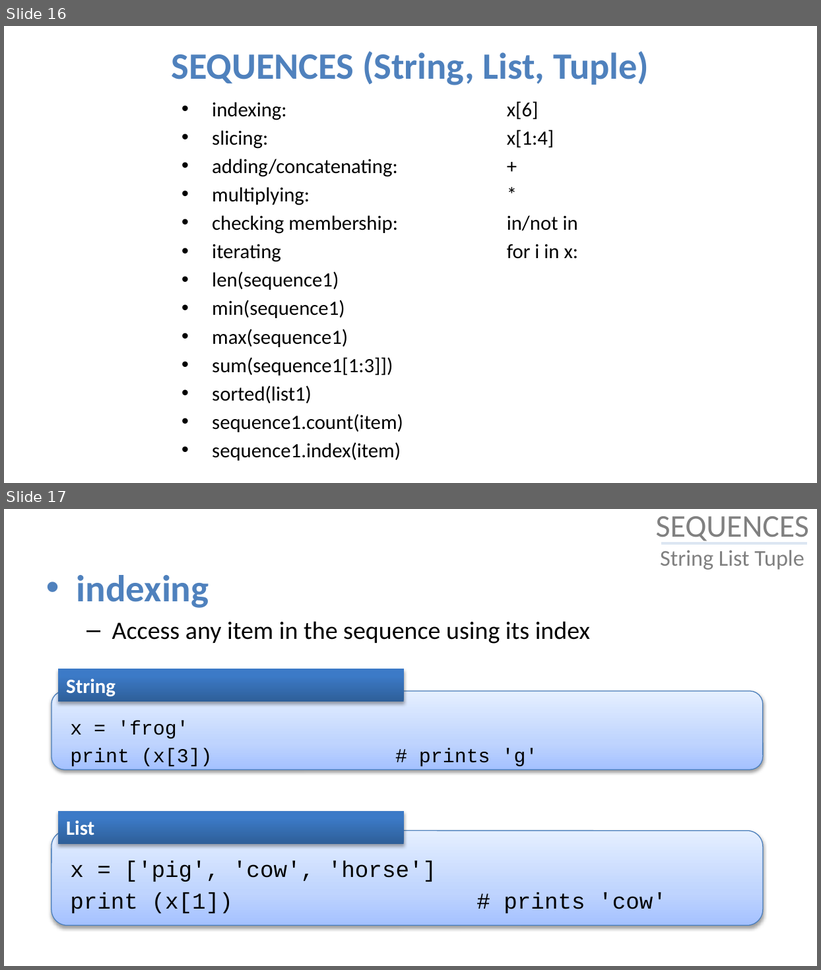
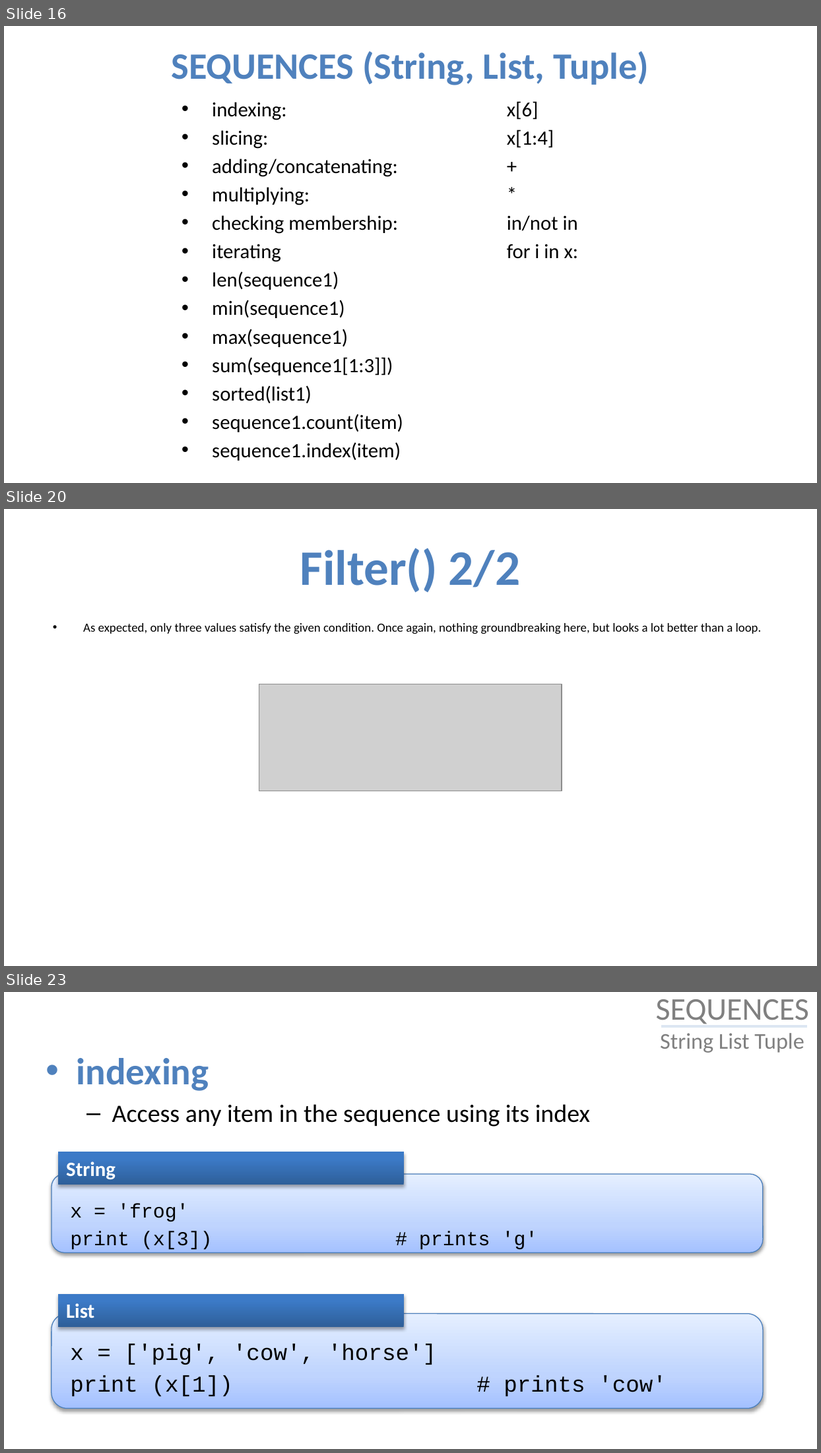
Before and after one commit to julienPalleau/Udemy, a slide deck: PythonParLaPratique 101 exercices/Python in 90 minutes [Enregistrement automatique].pptx. Shown one above the other, each under a label of ours: slides 16 and 17 before the commit, slides 16, 20 and 23 after it; the slides between them are not shown. The pictures are 821x970 and 821x1453 pixels, drawn with LibreOffice and Linux fonts; fonts in the diff are those of the drawing; grey boxes stand for pictures. Boxes give left, top, right and bottom in pixels: in the first picture for what was removed or moved away, otherwise in the second. Text is boxed around its words. In the diff, an @@ line names an element or a change of style, - is before the commit and + after.

Commit message:
map() filter() reduce()

```diff
--- a/PythonParLaPratique 101 exercices/Python in 90 minutes [Enregistrement automatique].pptx
+++ b/PythonParLaPratique 101 exercices/Python in 90 minutes [Enregistrement automatique].pptx
@@ slide 20 added at [4, 509, 817, 966], background #FFFFFF @@
@@ title added at [300, 548, 520, 592], 44 pt, text #4F81BD, bold @@
+Filter() 2/2
@@ text added at [83, 623, 762, 634], 11 pt, text #000000 @@
+• As expected, only three values satisfy the given condition. Once again, nothing groundbreaking here, but looks a lot better than a loop.
@@ picture added at [259, 685, 562, 791] @@
@@ what was slide 17 is now slide 23 @@
```
Also in this commit, not shown: 5 other slides added.
